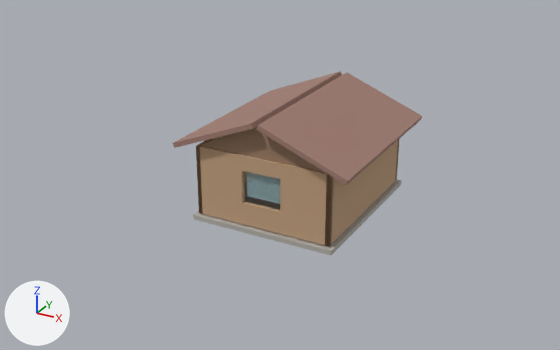
What one commit did to the glTF model a-frame/modelos/cabana-lejos.glb.
The view is the same before and after, from a camera (50 mm lens) standing at (12.1, -23.76, 12.76) and looking at (-0.45, -0.94, 1.35). The axes (+X, +Y, +Z) are drawn at lower left. The lights are the same throughout. The picture after the commit comes second.

Names of what the first picture shows: 'Cuerpo'.
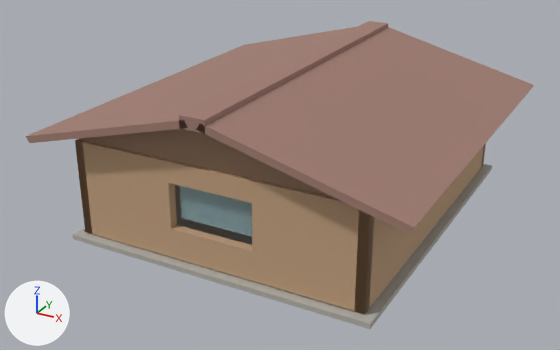
Where the change shows, as pixel boxes [x1, y1, x2, y2] in the pictures (560 x 350 px; the box of a moved part takes in the faces that stretch with it):
'Cuerpo', reshaped (104% wider, 66% taller): before [173, 71, 422, 256]; after [25, 21, 534, 329]
part 1 of me_cuerpo, moved or reshaped: before [193, 175, 402, 256]; after [73, 164, 492, 329]
part 2 of me_cuerpo, moved or reshaped: before [196, 133, 399, 246]; after [75, 138, 486, 314]
part 3 of me_cuerpo, moved or reshaped: before [173, 71, 422, 185]; after [28, 21, 534, 234]
part 4 of me_cuerpo, recoloured: before [198, 123, 417, 185]; after [25, 25, 385, 143]

The change, as a list of edits to the scene's bpy script:
```text
Change me_cuerpo:
    used by ob_cuerpo; location = (0.0, 0.0, 0.0)
    remove me_cuerpo.from_pydata(...)  # 90 vertices, 158 faces; spans x -3.34..3.34, y -3.45..3.45, z 0.0..4.19
    add me_cuerpo.from_pydata(...)  # 90 vertices, 158 faces; spans x -6.68..6.68, y -6.9..6.9, z 0.0..5.49
    me_cuerpo part 1: the loose piece of 8 vertices spanning x -2.75..2.75, y -3.25..3.25, z 0.0..0.18 is scaled about its middle by (2, 2, 1)
    me_cuerpo part 2: the loose piece of 52 vertices spanning x -2.6..2.6, y -3.1..3.1, z 0.23..2.83 is scaled about its middle by (2, 2, 1.29), then moved by (0.0, 0.0, 0.38)
    me_cuerpo part 3: 30 of 90 vertices moved; they spanned x -3.34..3.34, y -3.45..3.45, z 0.23..4.19 and now span x -6.68..6.68, y -6.9..6.9, z 3.49..5.49; mean shift (0.13, -0.7, 1.77); largest move (3.27, -3.45, 2.75) -> (-5.2, 6.08, 3.59)
    me_cuerpo part 4: 11 kept faces spanning x -6.68..5.2, y -6.9..6.9, z 3.49..5.49 get new vertex colours; the middle colour goes from beige #d7b995 to beige #a17d72
```
